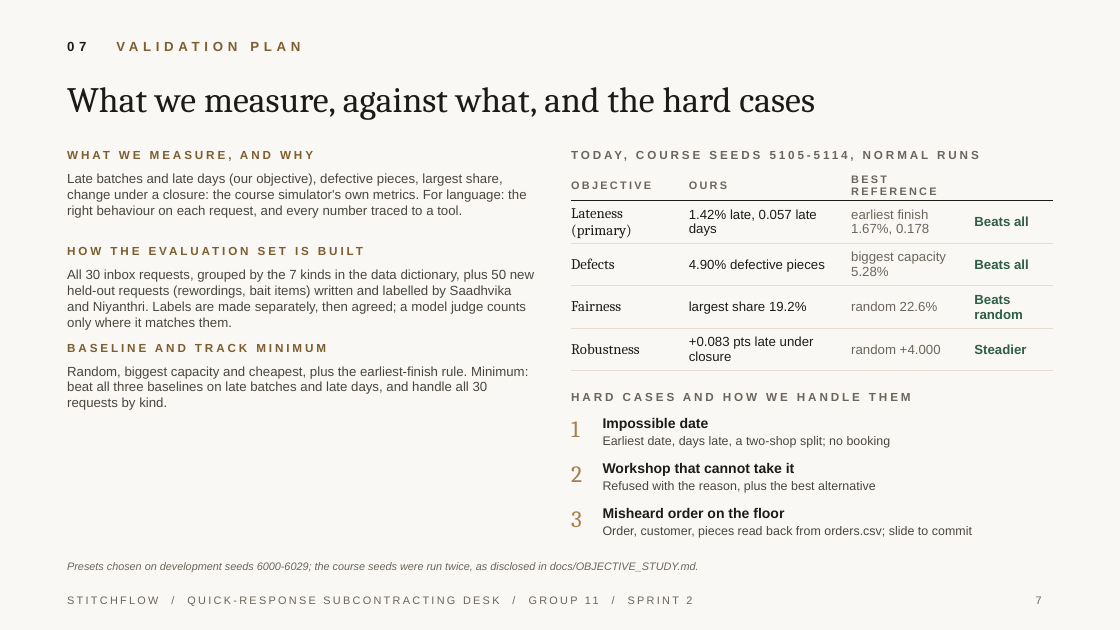
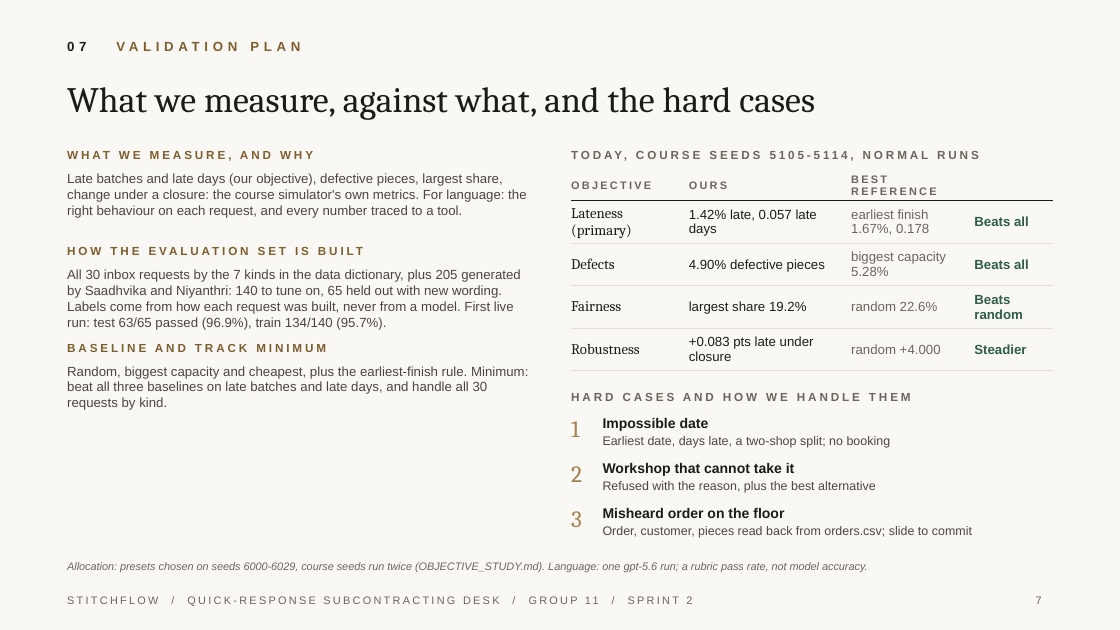
Before and after one commit to JoshuaGloor/dss5105-capstone-project, a slide deck: slide 7 of docs/slides/Presentation_Group11_Sprint2.pptx. Drawn at 1120x630 pixels with LibreOffice and Linux fonts; fonts in the diff are those of the drawing. Boxes give left, top, right and bottom in pixels: in the first picture for what was removed or moved away, otherwise in the second. Text is boxed around its words. In the diff, an @@ line names an element or a change of style, - is before the commit and + after.

Commit message:
Show the 205-request evaluation sets and Joshua's usability test in the deck

```diff
--- a/docs/slides/Presentation_Group11_Sprint2.pptx
+++ b/docs/slides/Presentation_Group11_Sprint2.pptx
@@ text at (67, 269, 521, 330): text changed @@
-All 30 inbox requests, grouped by the 7 kinds in the data dictionary, plus 50 new held-out requests (rewordings, bait items) written and labelled by Saadhvika and Niyanthri. Labels are made separately, then agreed; a model judge counts only where it matches them.
+All 30 inbox requests by the 7 kinds in the data dictionary, plus 205 generated by Saadhvika and Niyanthri: 140 to tune on, 65 held out with new wording. Labels come from how each request was built, never from a model. First live run: test 63/65 passed (96.9%), train 134/140 (95.7%).
@@ text at (67, 562, 868, 572): text changed @@
-Presets chosen on development seeds 6000-6029; the course seeds were run twice, as disclosed in docs/OBJECTIVE_STUDY.md.
+Allocation: presets chosen on seeds 6000-6029, course seeds run twice (OBJECTIVE_STUDY.md). Language: one gpt-5.6 run; a rubric pass rate, not model accuracy.
```
Also in this commit, not shown: 1 other slide changed, 3 other files.
